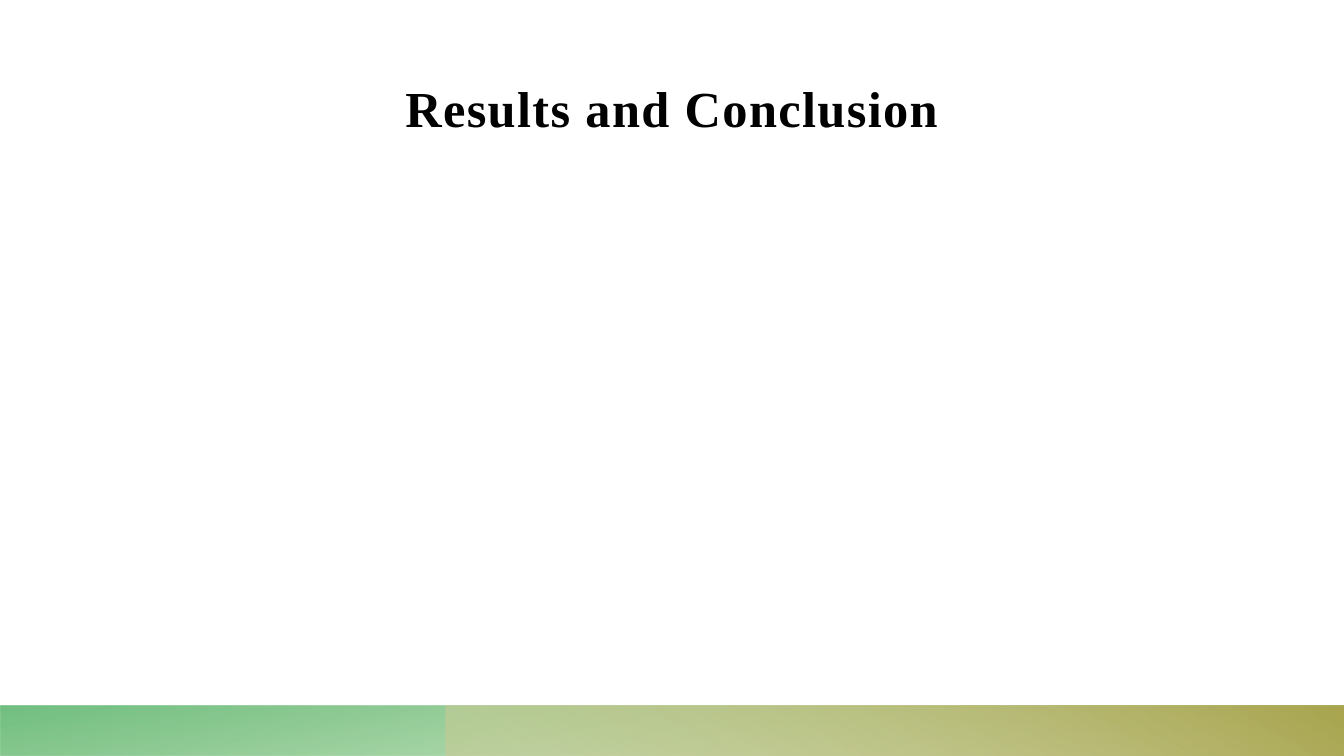
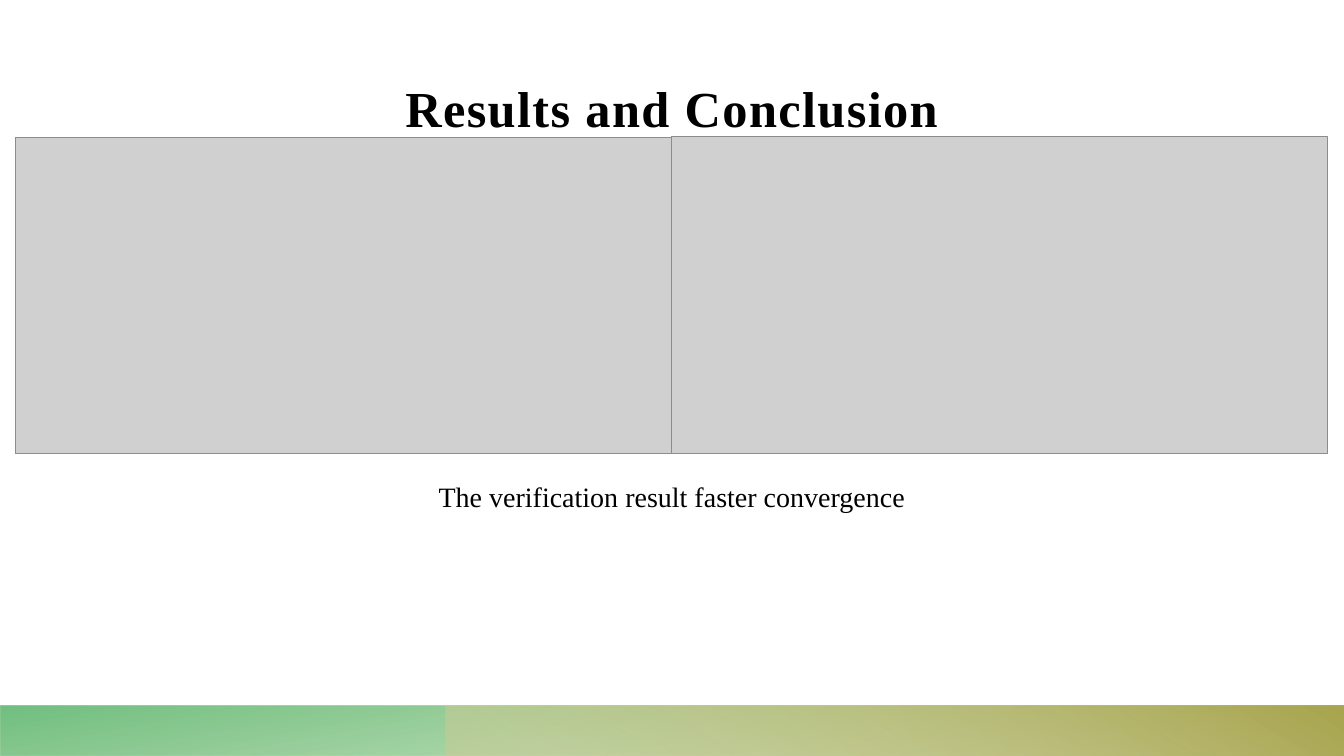
Before and after one commit to Dekel23/Sokoban-DRL, a slide deck: slide 14 of presentation.pptx. Drawn at 1344x756 pixels with LibreOffice and Linux fonts; fonts in the diff are those of the drawing; grey boxes stand for pictures. Boxes give left, top, right and bottom in pixels: in the first picture for what was removed or moved away, otherwise in the second. Text is boxed around its words. In the diff, an @@ line names an element or a change of style, - is before the commit and + after.

```diff
--- a/presentation.pptx
+++ b/presentation.pptx
@@ picture added at <box>16,138,673,455</box> @@
@@ picture added at <box>673,137,1328,455</box> @@
@@ text added at <box>439,487,905,512</box>, 20 pt, text #000000 @@
+The verification result faster convergence
```
Also in this commit, not shown: 4 other slides changed, 4 other files.
